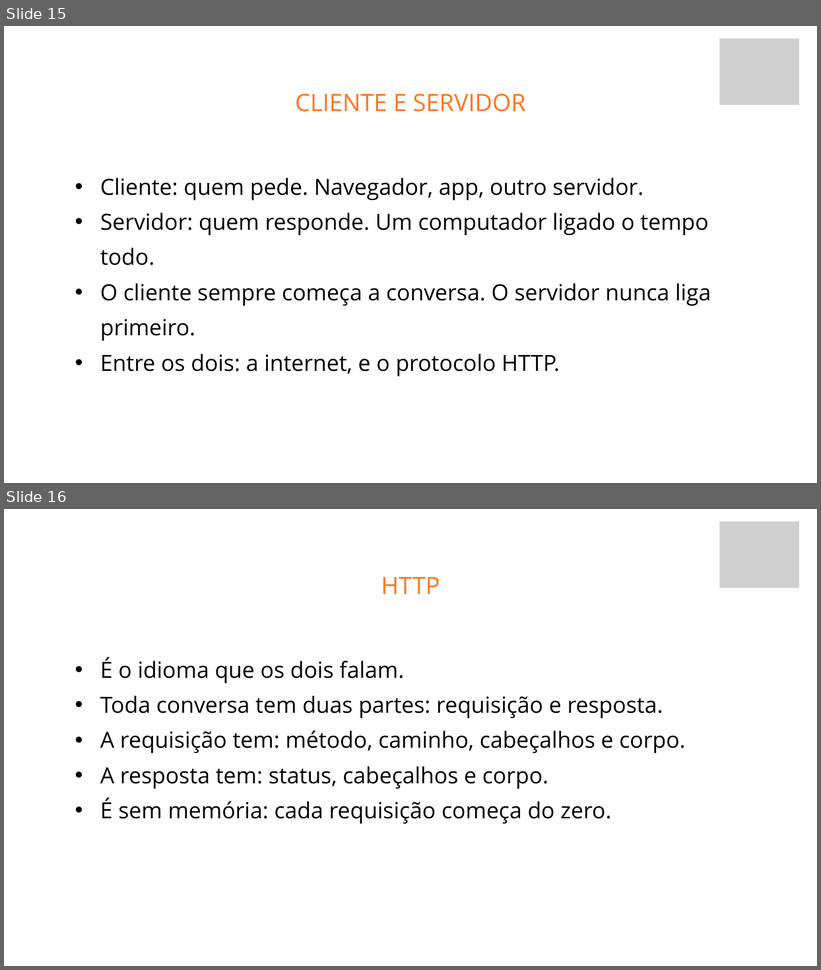
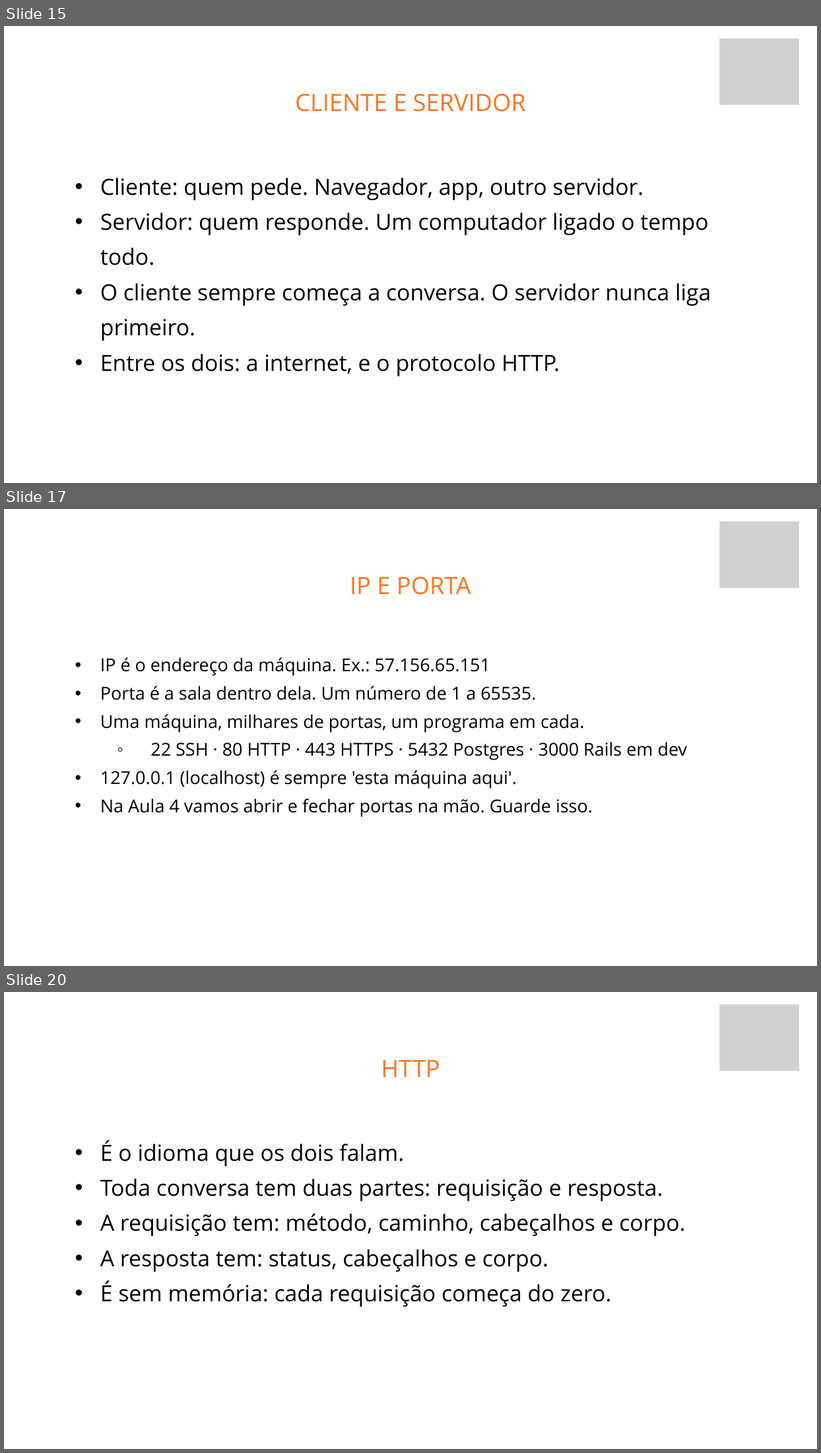
Before and after one commit to fabriciosiqueira08/capacitacao-gabarito, a slide deck: slides/build/aula-01-fundamentos-de-back-end.pptx. Shown one above the other, each under a label of ours: slides 15 and 16 before the commit, slides 15, 17 and 20 after it; the slides between them are not shown. The pictures are 821x970 and 821x1453 pixels, drawn with LibreOffice and Linux fonts; fonts in the diff are those of the drawing; grey boxes stand for pictures; background and template pictures are left out. Boxes give left, top, right and bottom in pixels: in the first picture for what was removed or moved away, otherwise in the second. Text is boxed around its words. In the diff, an @@ line names an element or a change of style, - is before the commit and + after.

```diff
--- a/slides/build/aula-01-fundamentos-de-back-end.pptx
+++ b/slides/build/aula-01-fundamentos-de-back-end.pptx
@@ slide 17 added at (4, 509, 817, 966), background picture (left out) @@
@@ picture added at (719, 522, 799, 588) @@
@@ text added at (350, 576, 471, 595), 42.4 pt, text #FF751F @@
+IP E PORTA
@@ text added at (100, 657, 688, 817), 31.6 pt, text #000000 @@
+  • IP é o endereço da máquina. Ex.: 57.156.65.151
+  • Porta é a sala dentro dela. Um número de 1 a 65535.
+  • Uma máquina, milhares de portas, um programa em cada.
+    ◦ 22 SSH · 80 HTTP · 443 HTTPS · 5432 Postgres · 3000 Rails em dev
+  • 127.0.0.1 (localhost) é sempre 'esta máquina aqui'.
+  • Na Aula 4 vamos abrir e fechar portas na mão. Guarde isso.
@@ what was slide 16 is now slide 20 @@
```
Also in this commit, not shown: 12 other slides added, 25 other files.
